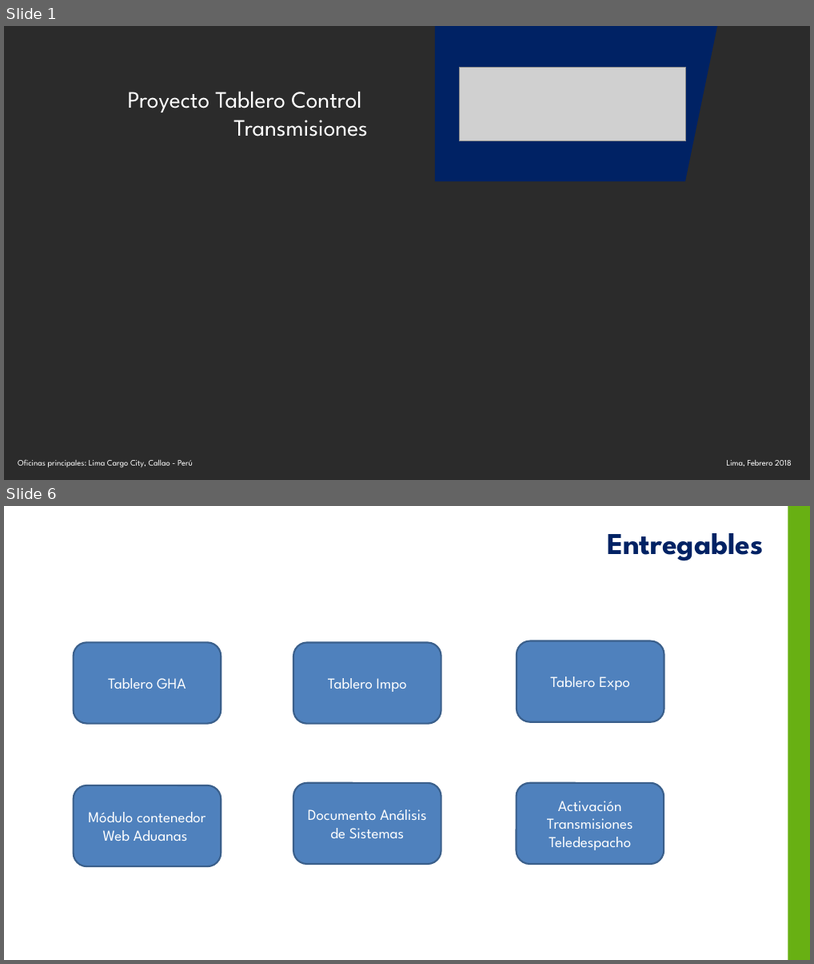
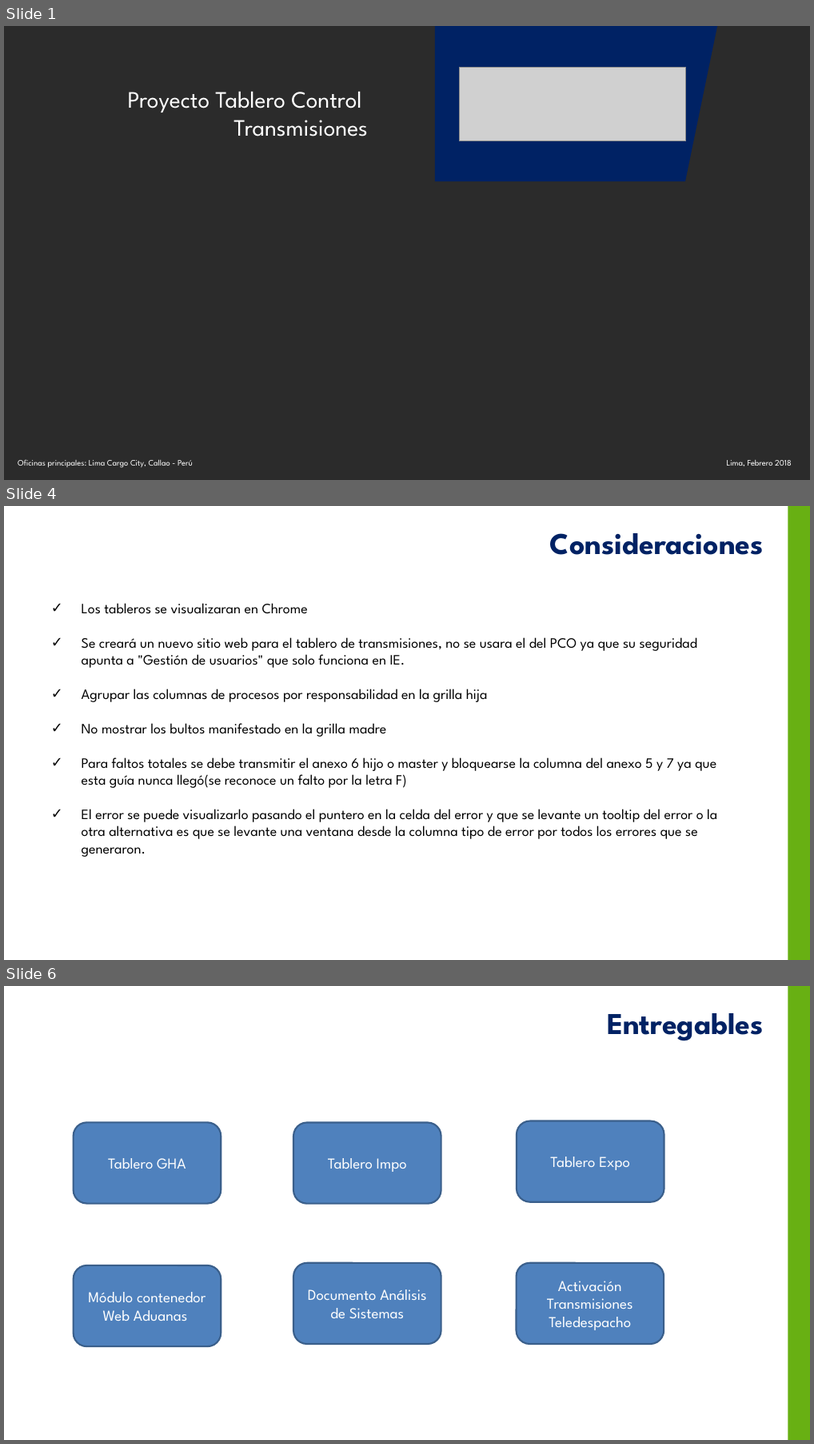
Before and after one commit to yahck/pyTransmisionesTalma, a slide deck: Documentos/ControlTransmisionesV1.0.pptx. Shown one above the other, each under a label of ours: slides 1 and 6 before the commit, slides 1, 4 and 6 after it; the slides between them are not shown. The pictures are 814x964 and 814x1444 pixels, drawn with LibreOffice and Linux fonts; fonts in the diff are those of the drawing; grey boxes stand for pictures; background and template pictures are left out; a plain dark background stands for a picture behind light text. Boxes give left, top, right and bottom in pixels: in the first picture for what was removed or moved away, otherwise in the second. Text is boxed around its words. In the diff, an @@ line names an element or a change of style, - is before the commit and + after.

```diff
--- a/Documentos/ControlTransmisionesV1.0.pptx
+++ b/Documentos/ControlTransmisionesV1.0.pptx
@@ slide 4 added at (4, 506, 810, 960), background #FFFFFF; not listed: 1 template element that a slide beside it also shows @@
@@ text added at (550, 533, 764, 555), 36 pt, text #002264, bold @@
+Consideraciones
@@ text added at (82, 603, 718, 856), 17 pt, text #000000 @@
+✓ Los tableros se visualizaran en Chrome
+✓ Se creará un nuevo sitio web para el tablero de transmisiones, no se usara el del PCO ya que su seguridad apunta a "Gestión de usuarios" que solo funciona en IE.
+✓ Agrupar las columnas de procesos por responsabilidad en la grilla hija
+✓ No mostrar los bultos manifestado en la grilla madre
+✓ Para faltos totales se debe transmitir el anexo 6 hijo o master y bloquearse la columna del anexo 5 y 7 ya que esta guía nunca llegó(se reconoce un falto por la letra F)
+✓ El error se puede visualizarlo pasando el puntero en la celda del error y que se levante un tooltip del error o la otra alternativa es que se levante una ventana desde la columna tipo de error por todos los errores que se generaron.
```
Also in this commit, not shown: 3 slides changed, 4 other slides added, 3 slides removed, 6 other files.
